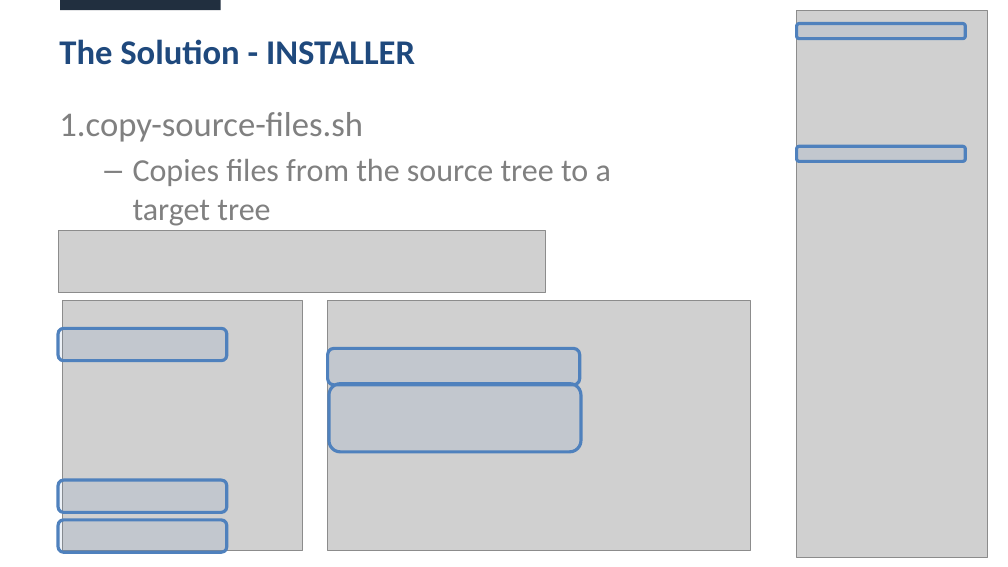
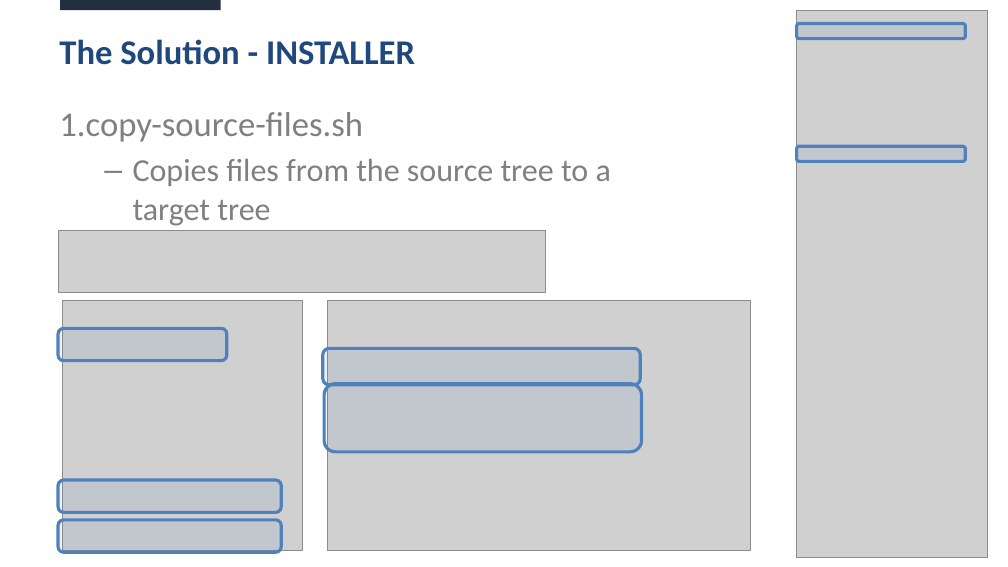
Before and after one commit to daust/opal-tools, a slide deck: slide 23 of src/doc/OPAL Tools.pptx (slide 21 before the commit). Drawn at 1008x567 pixels with LibreOffice and Linux fonts; fonts in the diff are those of the drawing; grey boxes stand for pictures. Boxes give left, top, right and bottom in pixels: in the first picture for what was removed or moved away, otherwise in the second. Text is boxed around its words. In the diff, an @@ line names an element or a change of style, - is before the commit and + after.

```diff
--- a/src/doc/OPAL Tools.pptx
+++ b/src/doc/OPAL Tools.pptx
@@ rounded rectangle: place and size @@
-rounded rectangle at box(328, 348, 580, 385)
+rounded rectangle at box(323, 348, 640, 385)
@@ rounded rectangle: place and size @@
-rounded rectangle at box(329, 384, 581, 452)
+rounded rectangle at box(324, 384, 642, 452)
@@ rounded rectangle: place and size @@
-rounded rectangle at box(58, 480, 227, 512)
+rounded rectangle at box(58, 480, 281, 512)
@@ rounded rectangle: place and size @@
-rounded rectangle at box(58, 520, 227, 552)
+rounded rectangle at box(58, 520, 281, 552)
```
Also in this commit, not shown: 6 other slides changed, 2 slides added, 24 other files.
